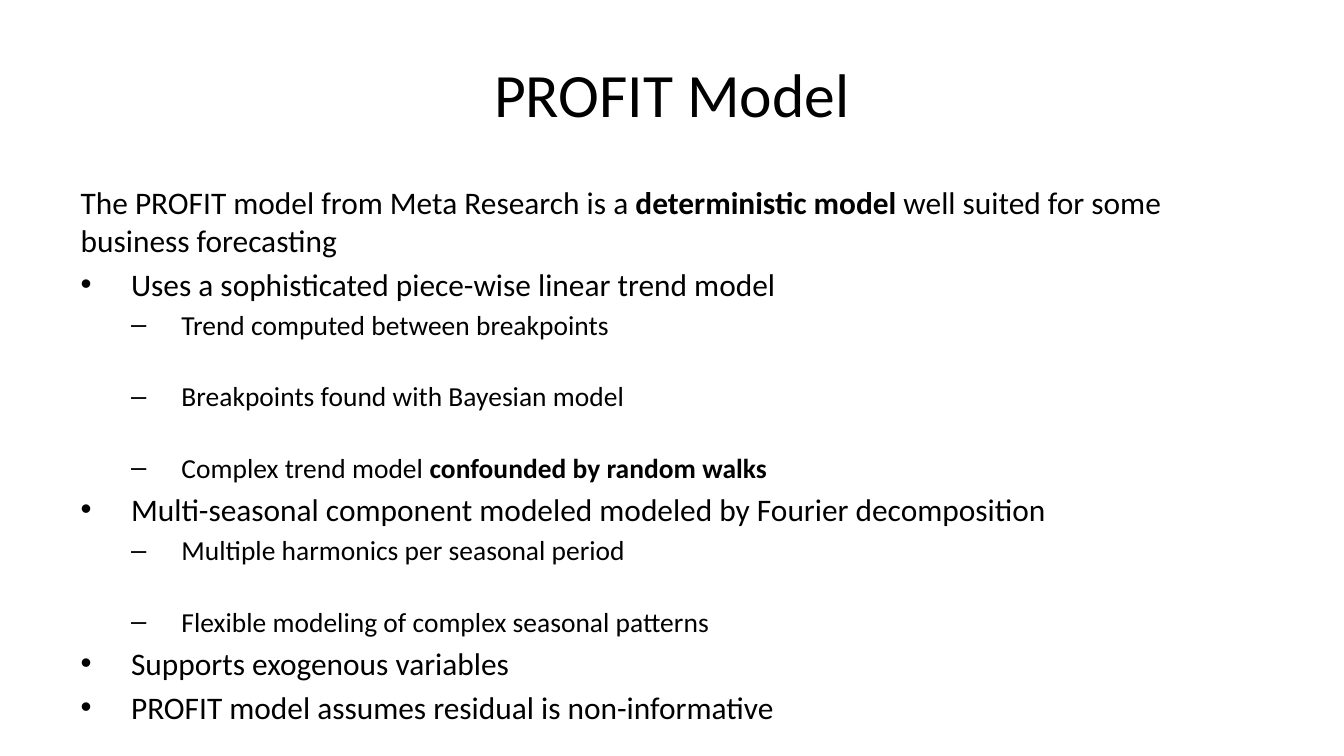
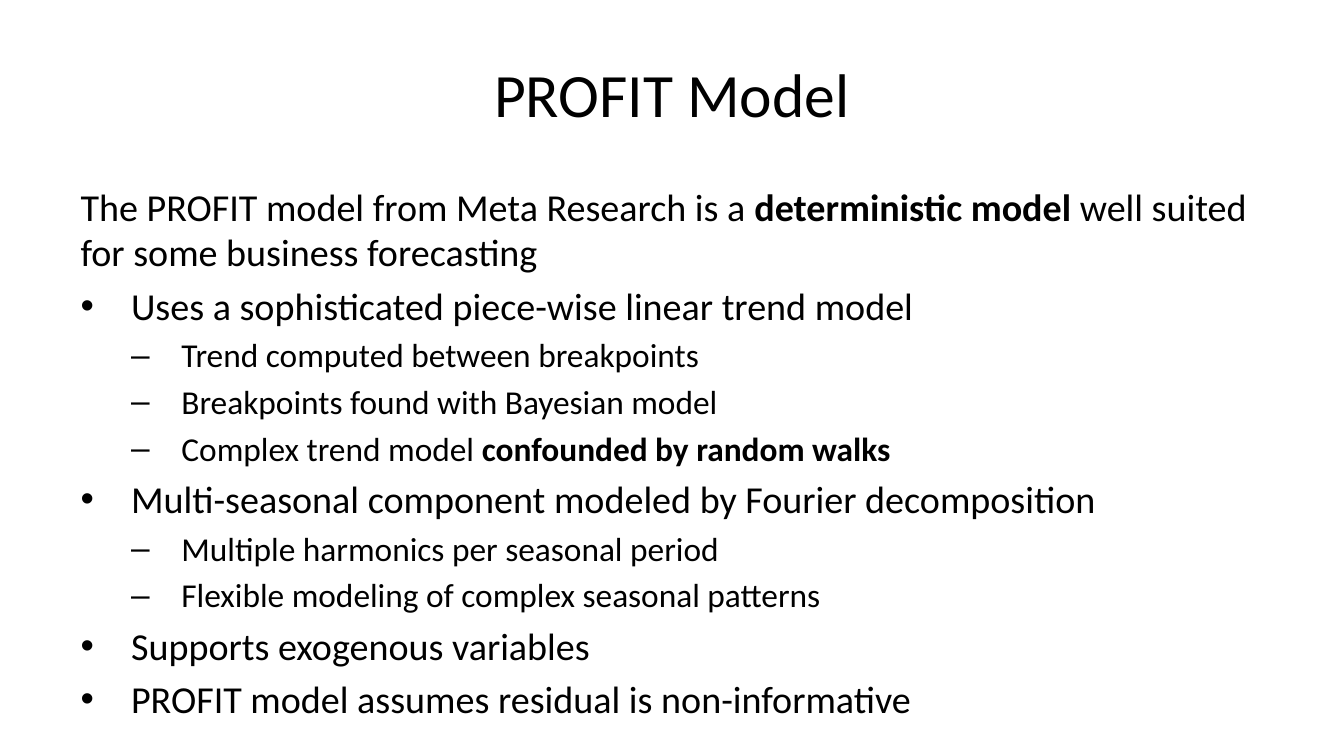
Before and after one commit to StephenElston/CSCI-E-83, a slide deck: slide 53 of LectureSlides/12_IntroductionToTimeSeriesForecasting.pptx (slide 47 before the commit). Drawn at 1344x756 pixels with LibreOffice and Linux fonts; fonts in the diff are those of the drawing. Boxes give left, top, right and bottom in pixels: in the first picture for what was removed or moved away, otherwise in the second. Text is boxed around its words. In the diff, an @@ line names an element or a change of style, - is before the commit and + after.

Commit message:
Added slides for harmonic analysis, corrected and improved slides

```diff
--- a/LectureSlides/12_IntroductionToTimeSeriesForecasting.pptx
+++ b/LectureSlides/12_IntroductionToTimeSeriesForecasting.pptx
@@ text at bbox=[81, 194, 1247, 714]: size 16.8 to 20.4 pt in "The PROFIT model from Meta Research is ...", "Uses a sophisticated piece-wise linear trend model", "Supports exogenous variables", "PROFIT model assumes residual is non-informative"; size 14.7 to 17.9 pt in "Trend computed between breakpoints", "Breakpoints found with Bayesian model", "Complex trend model confounded by random walks", "Multiple harmonics per seasonal period" and 1 more places @@
@@ text at bbox=[131, 486, 1095, 519]: text changed; size 16.8 to 20.4 pt @@
-• Multi-seasonal component modeled modeled by Fourier decomposition
+• Multi-seasonal component modeled by Fourier decomposition
```
Also in this commit, not shown: 6 other slides changed, 13 slides added, 5 slides removed.
